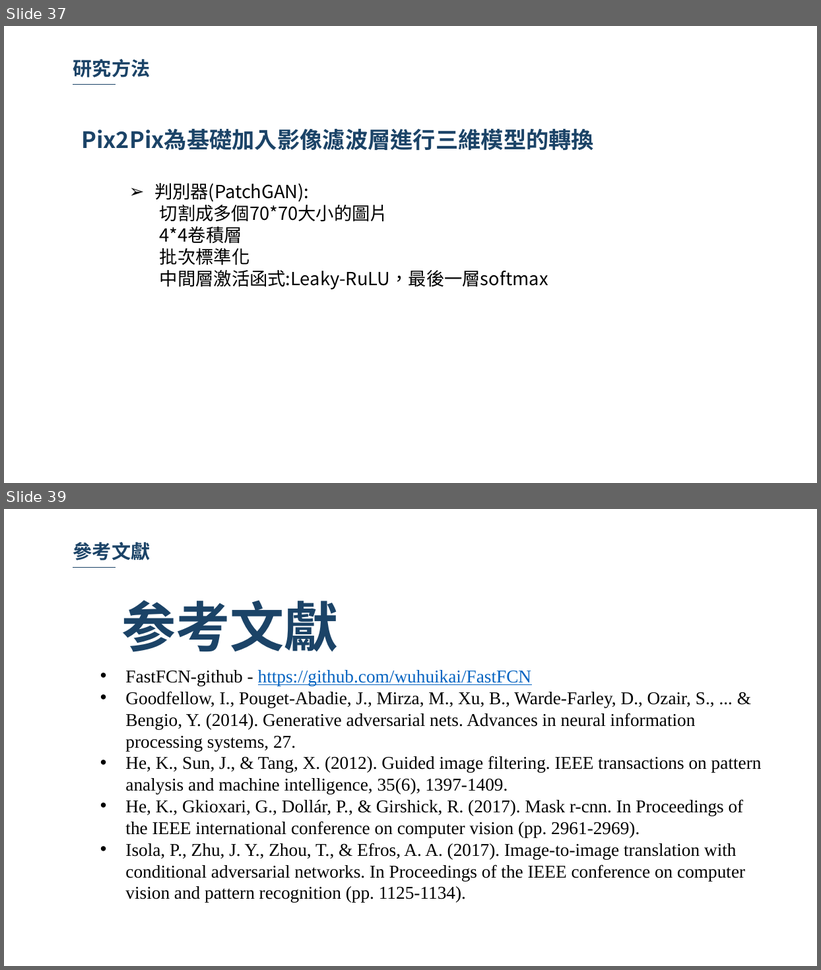
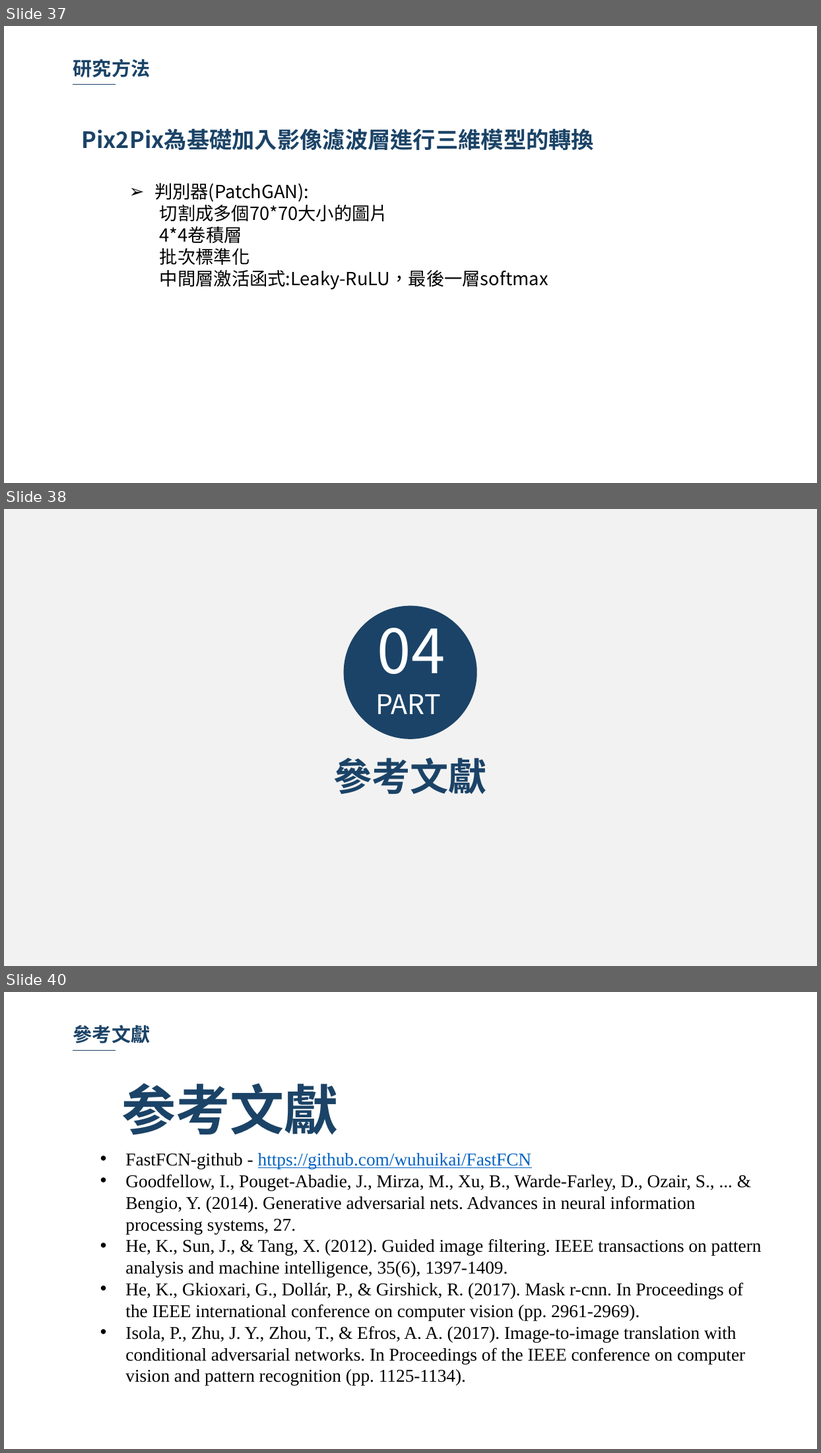
Before and after one commit to 10994015/paper, a slide deck: 論文/論文寫作期末報告.pptx. Shown one above the other, each under a label of ours: slides 37 and 39 before the commit, slides 37, 38 and 40 after it; the slides between them are not shown. The pictures are 821x970 and 821x1453 pixels, drawn with LibreOffice and Linux fonts; fonts in the diff are those of the drawing; background and template pictures are left out. Boxes give left, top, right and bottom in pixels: in the first picture for what was removed or moved away, otherwise in the second. Text is boxed around its words. In the diff, an @@ line names an element or a change of style, - is before the commit and + after.

```diff
--- a/論文/論文寫作期末報告.pptx
+++ b/論文/論文寫作期末報告.pptx
@@ slide 38 added at <box>4,509,817,966</box>, background #F2F2F2 @@
@@ ellipse added at <box>344,606,477,739</box>, fill #1B4367 @@
@@ text added at <box>376,611,446,714</box>, 24 pt, text #FFFFFF @@
+04
+PART
@@ text added at <box>333,758,486,794</box>, 34 pt, text #1B4367, bold @@
+參考文獻
@@ what was slide 39 is now slide 40 @@
```
Also in this commit, not shown: 9 slides changed, 1 other file.
